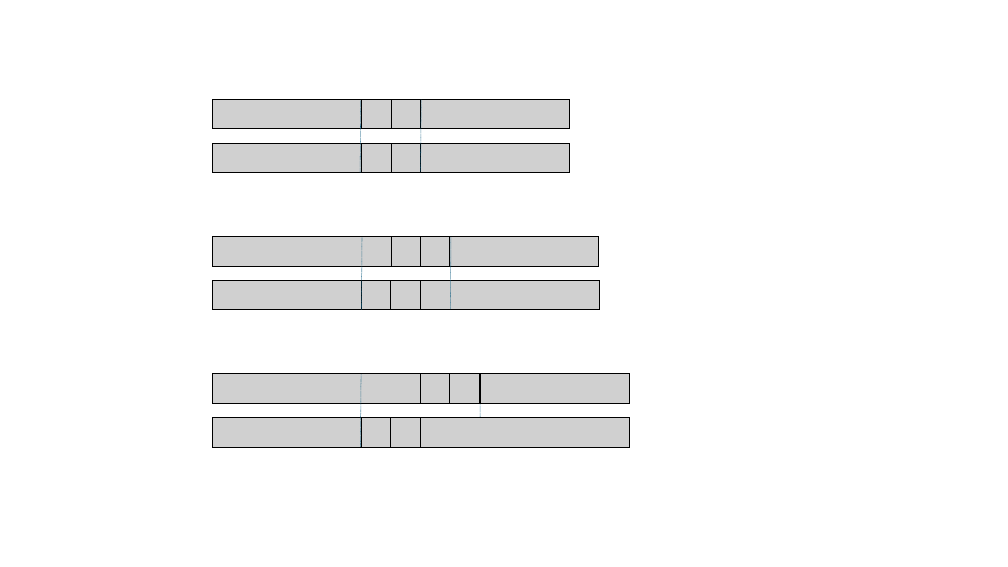
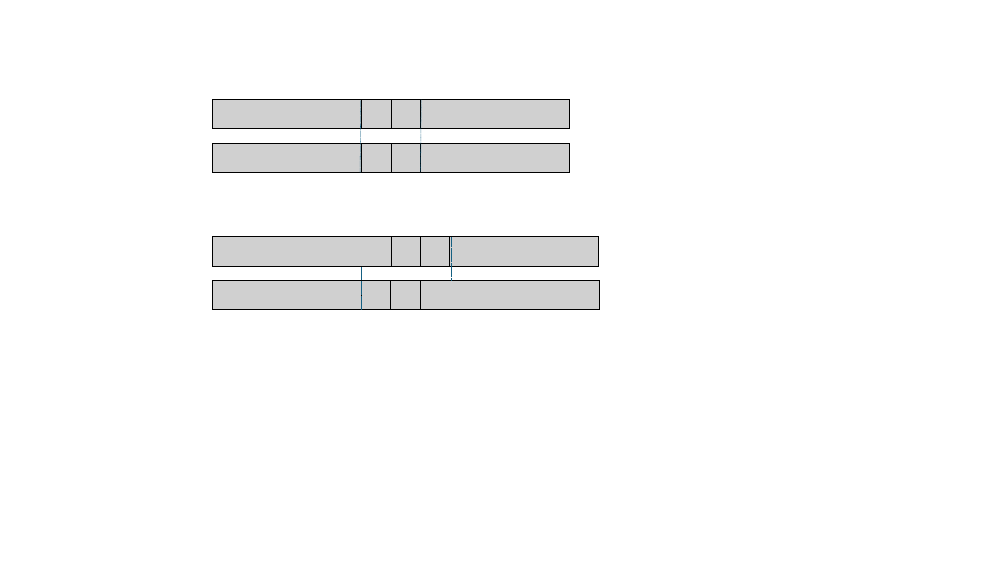
Before and after one commit to TomoyukiUchida/JournalofCompactnessofRP, a slide deck: slide 1 of IEICE/figs/Lem6_Fig.pptx. Drawn at 1008x567 pixels with LibreOffice and Linux fonts; fonts in the diff are those of the drawing; grey boxes stand for pictures. Boxes give left, top, right and bottom in pixels: in the first picture for what was removed or moved away, otherwise in the second. Text is boxed around its words. In the diff, an @@ line names an element or a change of style, - is before the commit and + after.

```diff
--- a/IEICE/figs/Lem6_Fig.pptx
+++ b/IEICE/figs/Lem6_Fig.pptx
@@ line moved from (451, 309) - (451, 237) to (451, 281) - (451, 237) @@
@@ line moved from (361, 310) - (362, 237) to (361, 310) - (361, 266) @@
@@ group removed at (213,374,630,447): 8 pictures, 2 lines @@
```
Also in this commit, not shown: 3 slides added, 1 slide removed.
